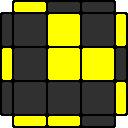
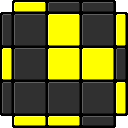
Revision of a layered (128, 128) image; what changed, layer by layer:
painted on "color" over [2, 2, 126, 126]
